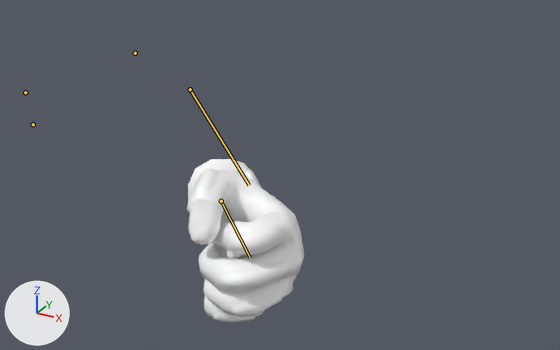
A saved change to the Blender file Brutaldoom_blend_files/Fist/fist.blend.
Rendered twice from a 50 mm camera at (67.0, -61.0, 27.2) aimed at (32.1, 2.3, -4.5). Arrows for +X, +Y and +Z are at lower left; the lights stay in place. Both versions are drawn at frame 21 of the action 'ArmatureAction'; the numbers are the values there. The bones that bend it are drawn over the model as lines.

Objects in the first picture: 'glove_Mesh'.
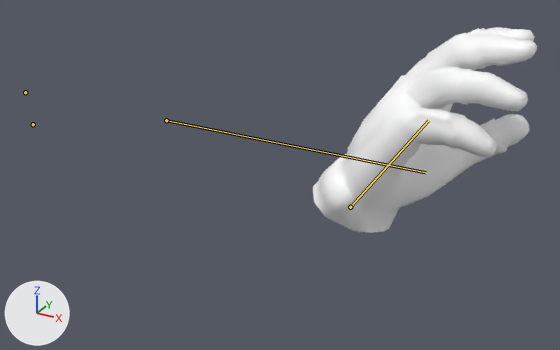
Where the change shows, as pixel boxes (x1, y1, x2, y2) in the pictures (560 x 350 px):
'glove', posed (not visible before): after (313, 27, 537, 233)
'glove_Mesh', posed (not visible afterwards): before (187, 159, 304, 322)

The edits, one by one:
Object 'Armature' (bone_rig_object) moves from (16.0, 10.0, 0.0) to (0.0, 0.0, 0.0).
Object 'Armature' (bone_rig_object) turns from (45, 90, 0) to (-20, 90, 4) degrees about its own x, y and z.
Object 'Armature' (bone_rig_object) is rescaled from (28.0, -28.0, 28.0) to (0.0, 0.0, 0.0).
Object 'Armature.002' (bone_rig_object_) moves from (16.0, 0.0, -7.0) to (21.0, -5.0, 0.0).
Object 'Armature.002' (bone_rig_object_) turns from (0, 90, 0) to (-55, 90, 0) degrees about its own x, y and z.
Object 'Armature.003' (bone_rig_object__) moves from (0.0, 20.0, 0.0) to (20.0, 0.0, 0.0).
Object 'Armature.003' (bone_rig_object__) turns from (0, 90, 0) to (-90, 0, -90) degrees about its own x, y and z.
Object 'Armature.003' (bone_rig_object__) is rescaled from (0.0, 0.0, 0.0) to (28.0, -28.0, 28.0).
